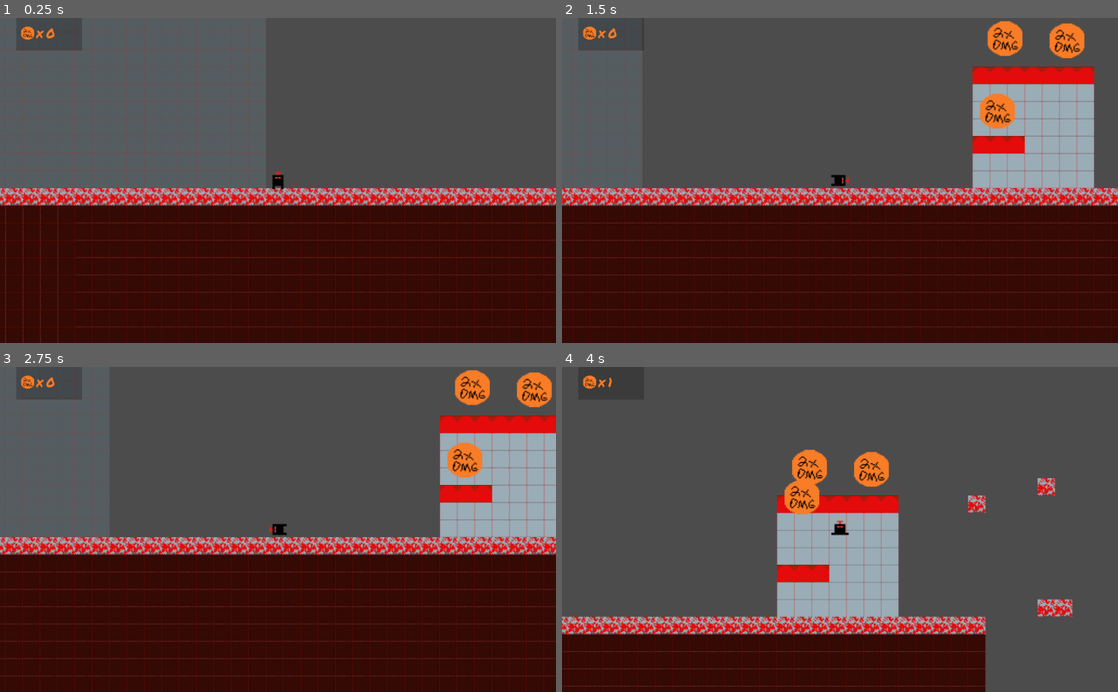
Above: before the commit, frames 1-4 (two rows, left to right).
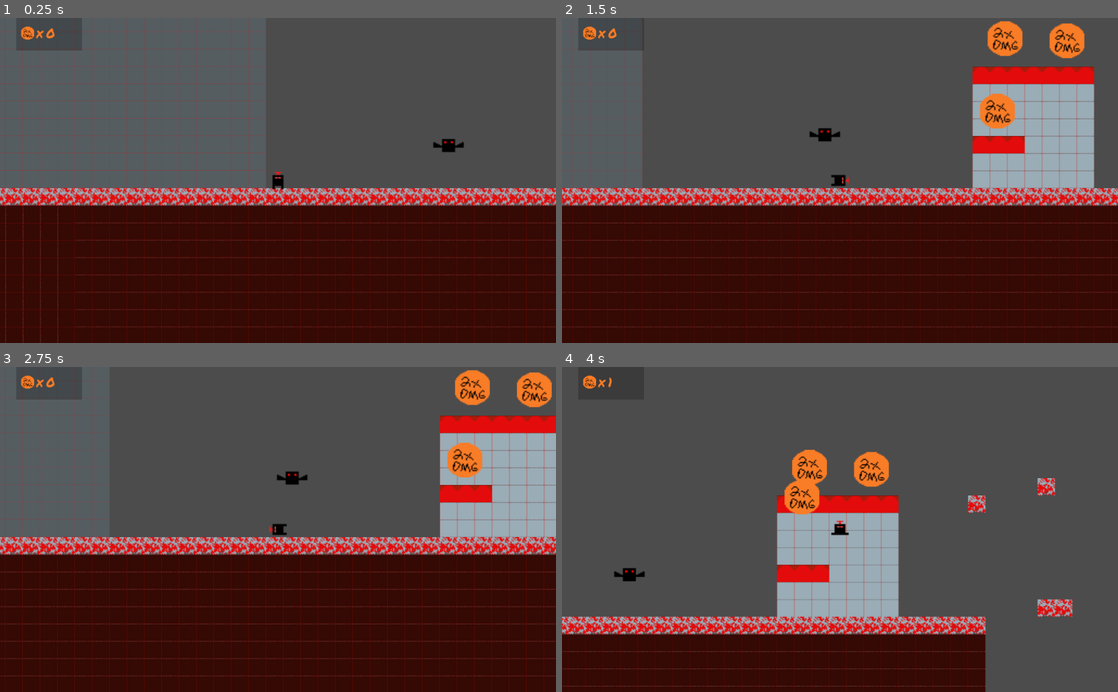
Above: after the commit, the same moments.

Repository: tompasini/Born4Lazers
Game: Godot game, scene res://Level1.tscn
Same seed, same stepped clock (60 frames per second), same inputs: the game is played once before the commit and once after it.
Inputs:
- Up to frame 1 (0.25 s): no input
- Up to frame 2 (1.5 s): hold D (right) from 0.53 s (still down); tap Space (jump) at 0.77 s
- Up to frame 3 (2.75 s): tap Space (jump) at 1.52 s; release D (right) at 2.03 s; hold A (left) from 2.03 s (still down)
- Up to frame 4 (4 s): release A (left) at 2.78 s; hold D (right) from 2.78 s (still down); tap Space (jump) at 3.02, 3.77 s

The runs differ from the first frame. In frame 1, 0.1% of the frame differs, in the area x 77-84%, y 37-42%; in frame 2, 0.1%; in frame 3, 0.1%; in frame 4, 0.1%, in the area x 9-15%, y 61-67%.

Commit message:
red bat bobbing

Diff:
--- a/Level1.tscn
+++ b/Level1.tscn
@@ -7,6 +7,7 @@
 [ext_resource path="res://Assets/Power Ups/2xDamage.png" type="Texture" id=5]
 [ext_resource path="res://Assets/Fonts/PermanentMarker-Regular.ttf" type="DynamicFontData" id=6]
 [ext_resource path="res://HUD.gd" type="Script" id=7]
+[ext_resource path="res://RedBat.tscn" type="PackedScene" id=8]
 
 [sub_resource type="RectangleShape2D" id=1]
 extents = Vector2( 24, 8 )
@@ -121,5 +122,10 @@
 custom_fonts/font = SubResource( 5 )
 text = "##"
 
+[node name="Enemies" type="Node2D" parent="."]
+
+[node name="RedBat" parent="Enemies" instance=ExtResource( 8 )]
+position = Vector2( 216, 185 )
+
 [connection signal="dmg_power_up_collected" from="LZer" to="HUD" method="_on_LZer_dmg_power_up_collected"]
 [connection signal="body_entered" from="FallZone" to="LZer" method="_on_FallZone_body_entered"]
--- /dev/null
+++ b/RedBat.gd
@@ -0,0 +1,27 @@
+extends KinematicBody2D
+
+var velocity = Vector2()
+
+enum STATES {UP, DOWN, IDLE}
+
+var _state : int = STATES.UP
+
+func _ready():
+	pass
+
+func _physics_process(delta):
+	if($Timer.is_stopped()):
+		if(_state == STATES.UP):
+			_state = STATES.DOWN
+		elif(_state == STATES.DOWN):
+			_state = STATES.UP
+		$Timer.start()
+	if(_state == STATES.UP):
+		if(velocity.y > 0):
+			velocity.y = lerp(velocity.y, 0, 1.0)
+		velocity.y -= 0.15
+	elif(_state == STATES.DOWN):
+		if(velocity.y < 0):
+			velocity.y = lerp(velocity.y, 0, 1.0)
+		velocity.y += 0.15
+	move_and_slide(velocity)
--- /dev/null
+++ b/RedBat.tscn
@@ -0,0 +1,29 @@
+[gd_scene load_steps=5 format=2]
+
+[ext_resource path="res://Assets/Enemies/Bats/Red Bat.png" type="Texture" id=1]
+[ext_resource path="res://RedBat.gd" type="Script" id=2]
+
+[sub_resource type="RectangleShape2D" id=2]
+extents = Vector2( 6, 6 )
+
+[sub_resource type="SpriteFrames" id=1]
+animations = [ {
+"frames": [ ExtResource( 1 ) ],
+"loop": true,
+"name": "default",
+"speed": 5.0
+} ]
+
+[node name="RedBat" type="KinematicBody2D"]
+script = ExtResource( 2 )
+
+[node name="CollisionShape2D" type="CollisionShape2D" parent="."]
+shape = SubResource( 2 )
+
+[node name="AnimatedSprite" type="AnimatedSprite" parent="."]
+frames = SubResource( 1 )
+
+[node name="Timer" type="Timer" parent="."]
+wait_time = 2.0
+one_shot = true
+autostart = true
Not shown: 1 places in Level1.tscn that only renumber resources
